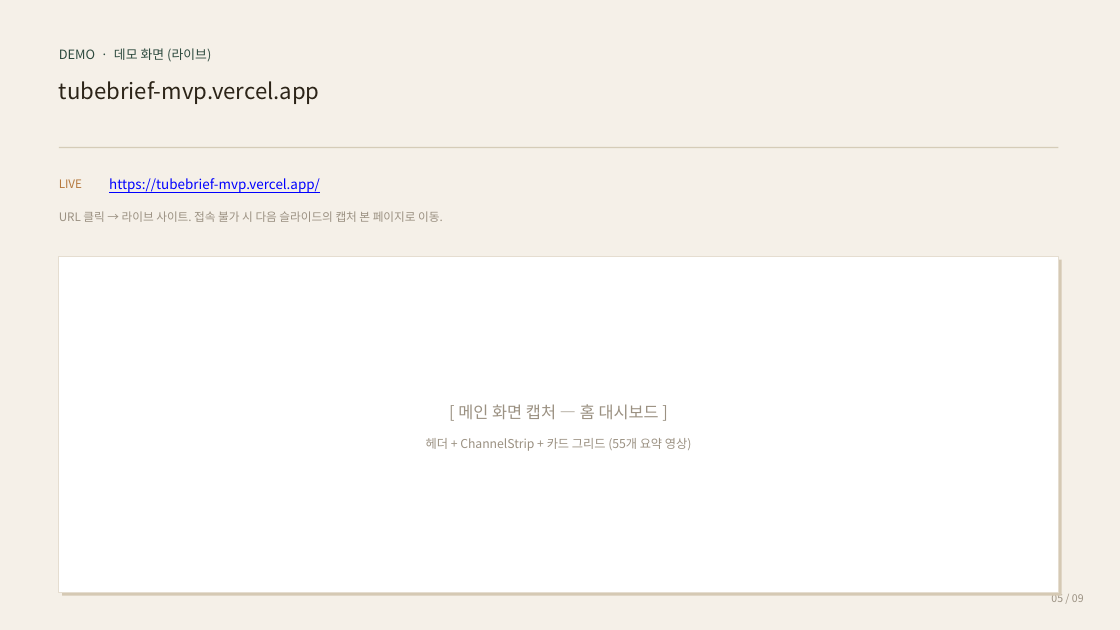
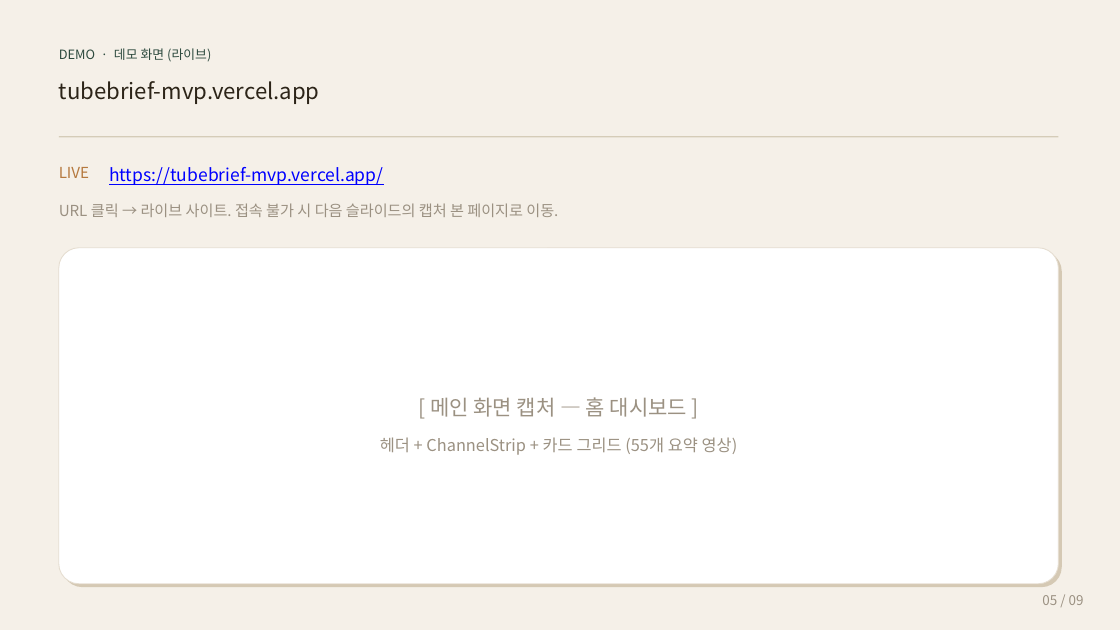
Before and after one commit to leeyongjoo9-rgb/tubebrief_mvp, a slide deck: slide 5 of 이용주-기말발표자료.pptx. Drawn at 1120x630 pixels with LibreOffice and Linux fonts; fonts in the diff are those of the drawing. Boxes give left, top, right and bottom in pixels: in the first picture for what was removed or moved away, otherwise in the second. Text is boxed around its words. In the diff, an @@ line names an element or a change of style, - is before the commit and + after.

Commit message:
design: PPTX 2차 수정 (4가지 주문 반영)
① 페이지 제목을 제외한 텍스트 30% 키움
- 카드 제목: 12.5→16, 본문: 11→14, row_card 라벨: 11.5→15
- 표지 한 줄 소개: 17→22, 발표자/링크: 11→14, 라벨: 8.5→11
- kicker: 10→13, 하단 한계: 9.5→12.5, 표 본문: 11→14
- 페이지 제목(영문 카테고리, 한국어 부제, 표지 TubeBrief)은 그대로

② 페이지 제목 구분선을 제목 바로 밑으로 (1.75→1.62)

③ 모든 박스를 둥근 모서리로 (corner_pct=0.06 통일)
- add_rect 기본을 rounded=True 로 변경
- add_card 의 본 카드 + 그림자 모두 ROUNDED_RECTANGLE
- 강의 칩, T 마크, kicker 강조 박스, 아이콘 정사각형 모두 둥글게
- divider 같이 얇은 라인만 rounded=False

④ 마지막 페이지(NEXT) 레이아웃 재배치
- 상단: 좌측 어려움+해결(3.4h) / 우측 결과 비교(3.4h)
- 하단: LIMITATION 박스(전체 폭 12.0, 1.65h)
- LIMITATION 도 박스 안에 위치, kicker + 3개 항목

```diff
--- a/이용주-기말발표자료.pptx
+++ b/이용주-기말발표자료.pptx
@@ text "LIVE" at (59, 167, 89, 178): size 10 to 13 pt @@
@@ text "https://tubebrief-mvp.vercel.app/" at (109, 167, 383, 185): size 11.5 to 15 pt @@
@@ text "URL 클릭 → 라이브 사이트. ..." at (59, 203, 558, 217): size 10 to 13 pt @@
@@ 3 texts, 2 rounded rectangles, 1 rectangle: place and size @@
-3 texts, 2 rounded rectangles, 1 rectangle at (59, 147, 1062, 596)
+3 texts, 2 rounded rectangles, 1 rectangle at (59, 136, 1062, 587)
@@ rounded rectangle at (59, 248, 1059, 584): rectangle to rounded rectangle @@
@@ rounded rectangle at (62, 251, 1062, 587): rectangle to rounded rectangle @@
@@ text "[ 메인 화면 캡처 — ...": place and size @@
-text "[ 메인 화면 캡처 — ..." at (458, 404, 659, 419)
+text "[ 메인 화면 캡처 — ..." at (430, 397, 687, 417)
@@ text "[ 메인 화면 캡처 — ..." at (430, 397, 687, 417): size 14 to 18 pt @@
@@ text "헤더 + ChannelStrip + 카드 ..." at (380, 437, 738, 455): size 10.5 to 14 pt @@
@@ text "05 / 09" at (1042, 595, 1084, 605): size 9 to 11.5 pt @@
```
Also in this commit, not shown: 8 other slides changed, 1 other file.
